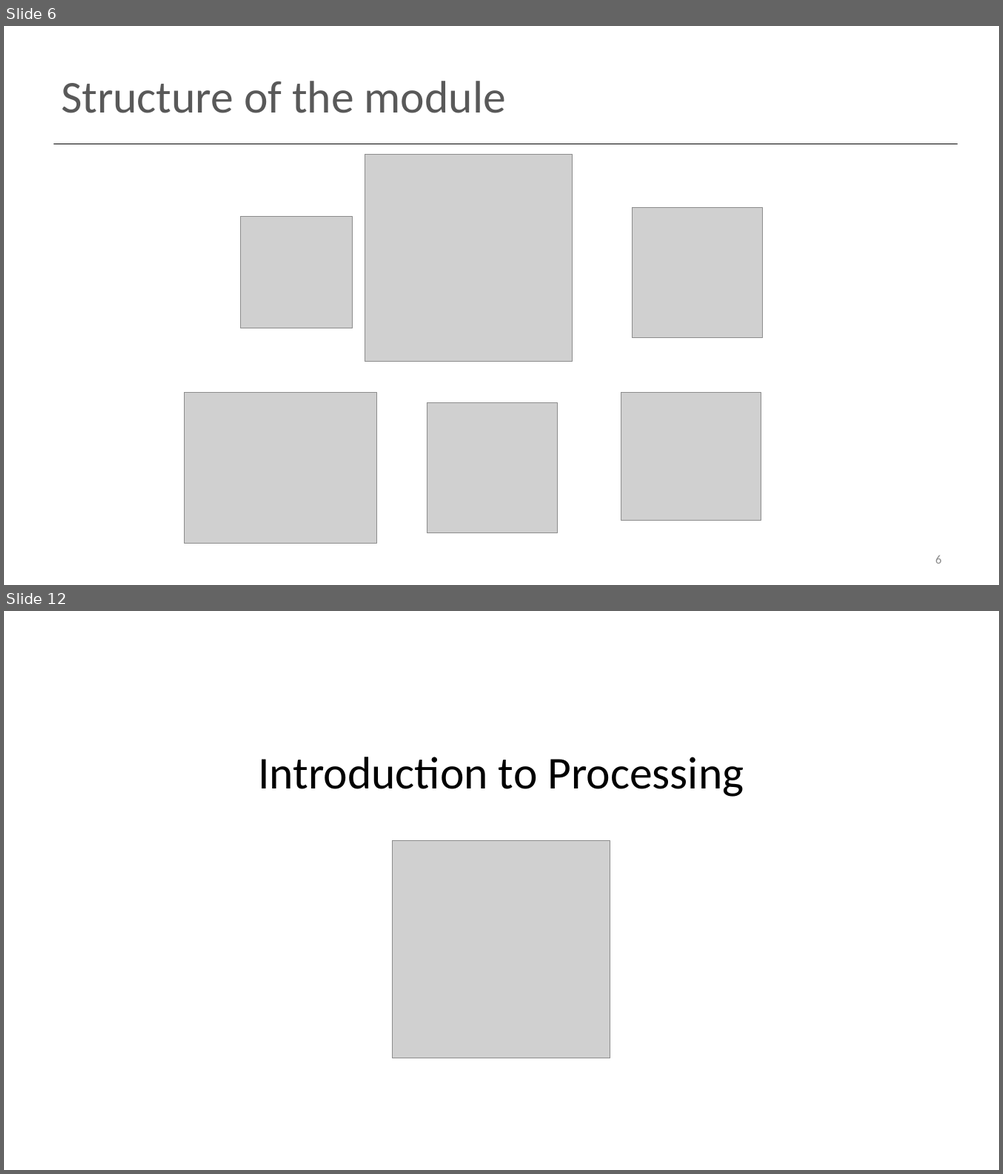
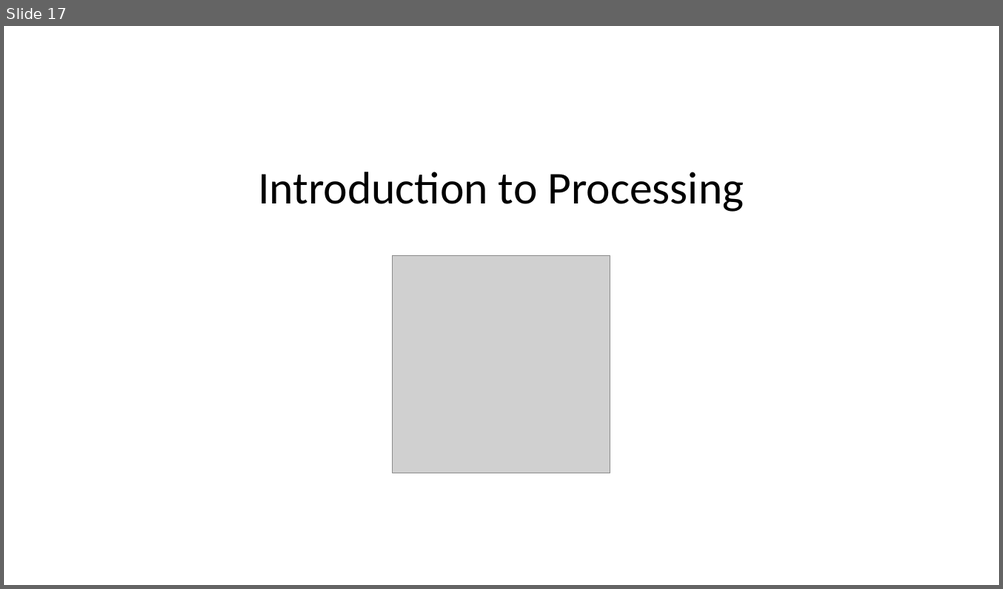
Before and after one commit to wit-hdip-comp-sci-2019/wit-hdip-comp-sci-2019.github.io, a slide deck: g1-induction/unit-1-semester-1/talk-3-programming/a-intro-to-programming.pptx. Shown one above the other, each under a label of ours: slides 6 and 12 before the commit, slide 17 after it; the slides between them are not shown. The pictures are 1003x1174 and 1003x589 pixels, drawn with LibreOffice and Linux fonts; fonts in the diff are those of the drawing; grey boxes stand for pictures. Boxes give left, top, right and bottom in pixels: in the first picture for what was removed or moved away, otherwise in the second. Text is boxed around its words. In the diff, an @@ line names an element or a change of style, - is before the commit and + after.

```diff
--- a/g1-induction/unit-1-semester-1/talk-3-programming/a-intro-to-programming.pptx
+++ b/g1-induction/unit-1-semester-1/talk-3-programming/a-intro-to-programming.pptx
@@ slide 6 removed at [4, 26, 999, 585], background #FFFFFF @@
@@ title removed at [61, 81, 506, 113] @@
-Structure of the module
@@ line removed from (54, 144) to (958, 144) @@
@@ picture removed at [364, 154, 572, 362] @@
@@ picture removed at [241, 217, 353, 329] @@
@@ picture removed at [632, 207, 762, 338] @@
@@ picture removed at [185, 393, 377, 544] @@
@@ picture removed at [427, 403, 558, 534] @@
@@ picture removed at [621, 393, 760, 521] @@
@@ page number removed at [935, 556, 941, 564] @@
-6
@@ what was slide 12 is now slide 17 @@
```
Also in this commit, not shown: 11 slides changed, 8 slides added, 2 other slides removed, 11 other files.
